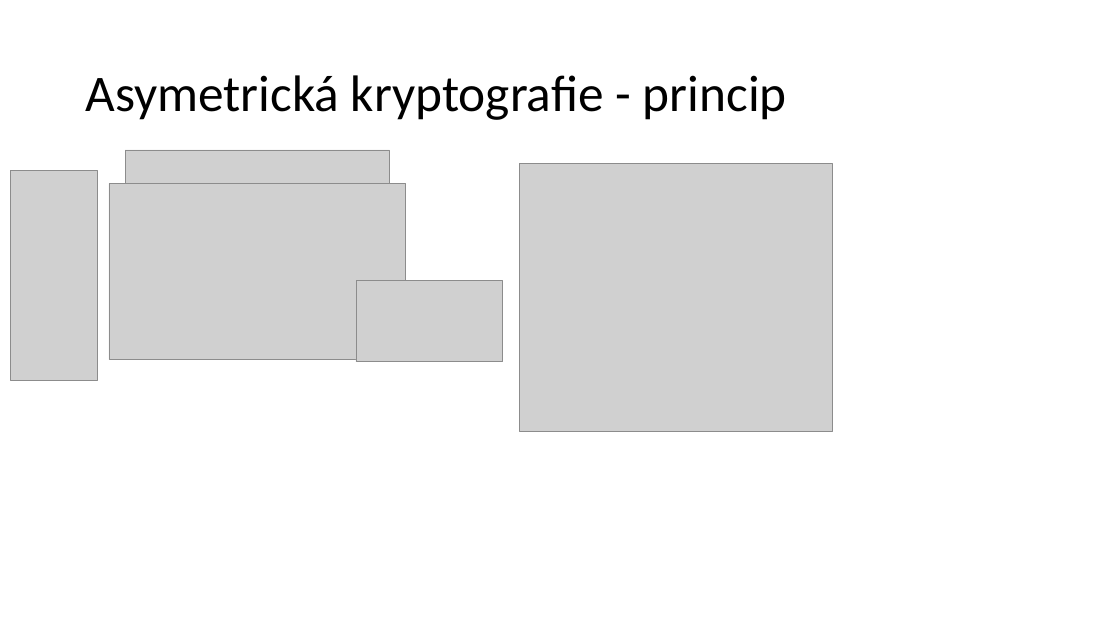
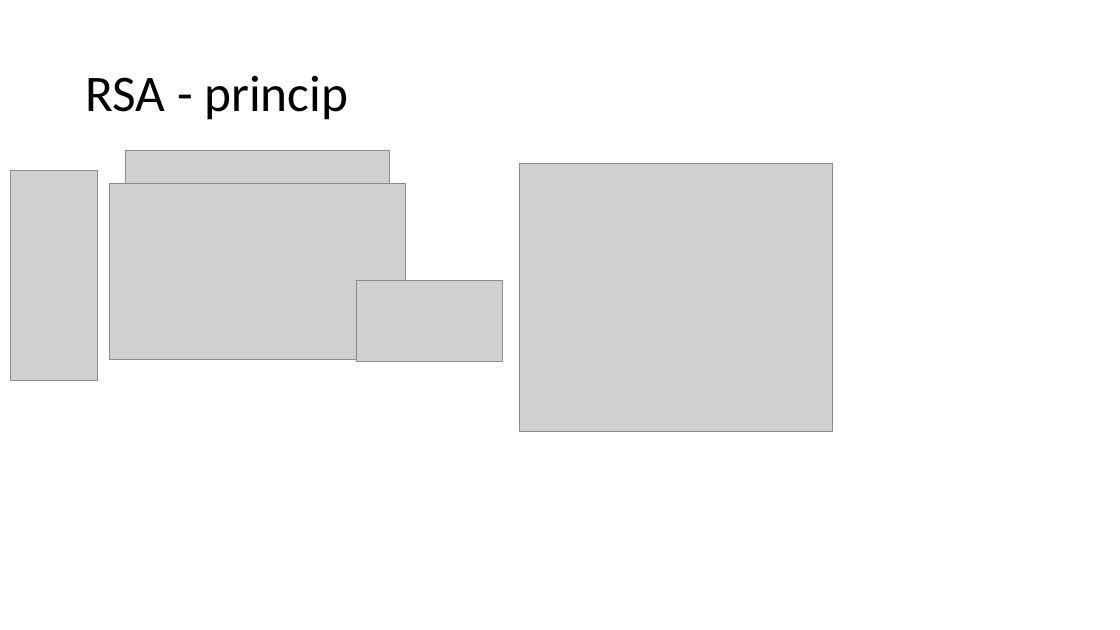
Before and after one commit to Xantus103/Kryptografie-prezentace, a slide deck: slide 10 of zaba.pptx (slide 9 before the commit). Drawn at 1120x630 pixels with LibreOffice and Linux fonts; fonts in the diff are those of the drawing; grey boxes stand for pictures; background and template pictures are left out. Boxes give left, top, right and bottom in pixels: in the first picture for what was removed or moved away, otherwise in the second. Text is boxed around its words. In the diff, an @@ line names an element or a change of style, - is before the commit and + after.

```diff
--- a/zaba.pptx
+++ b/zaba.pptx
@@ title at [85, 75, 348, 120]: text changed @@
-Asymetrická kryptografie - princip
+RSA - princip
```
Also in this commit, not shown: 1 other slide changed, 2 slides added, 5 other files.
